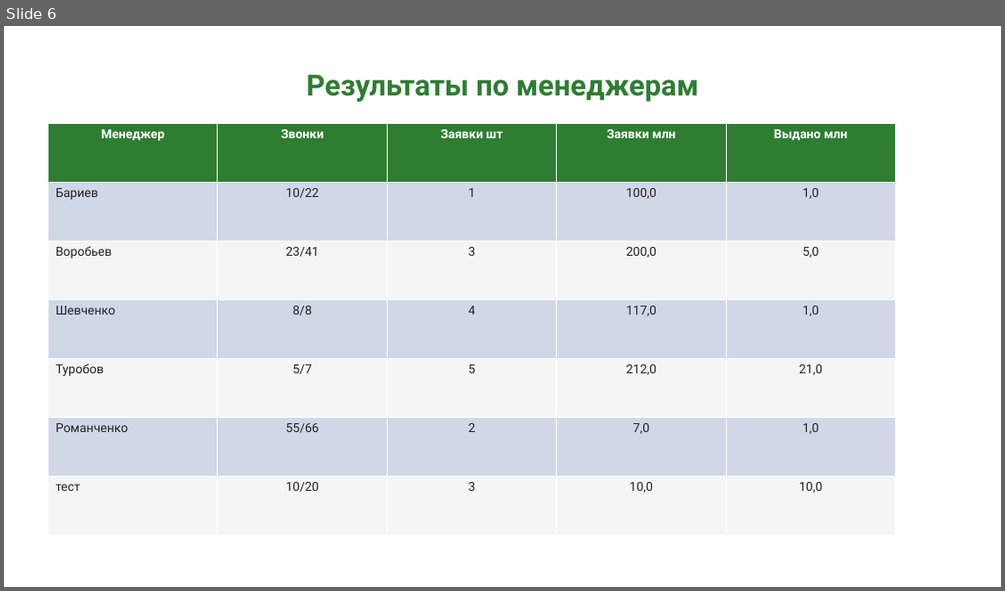
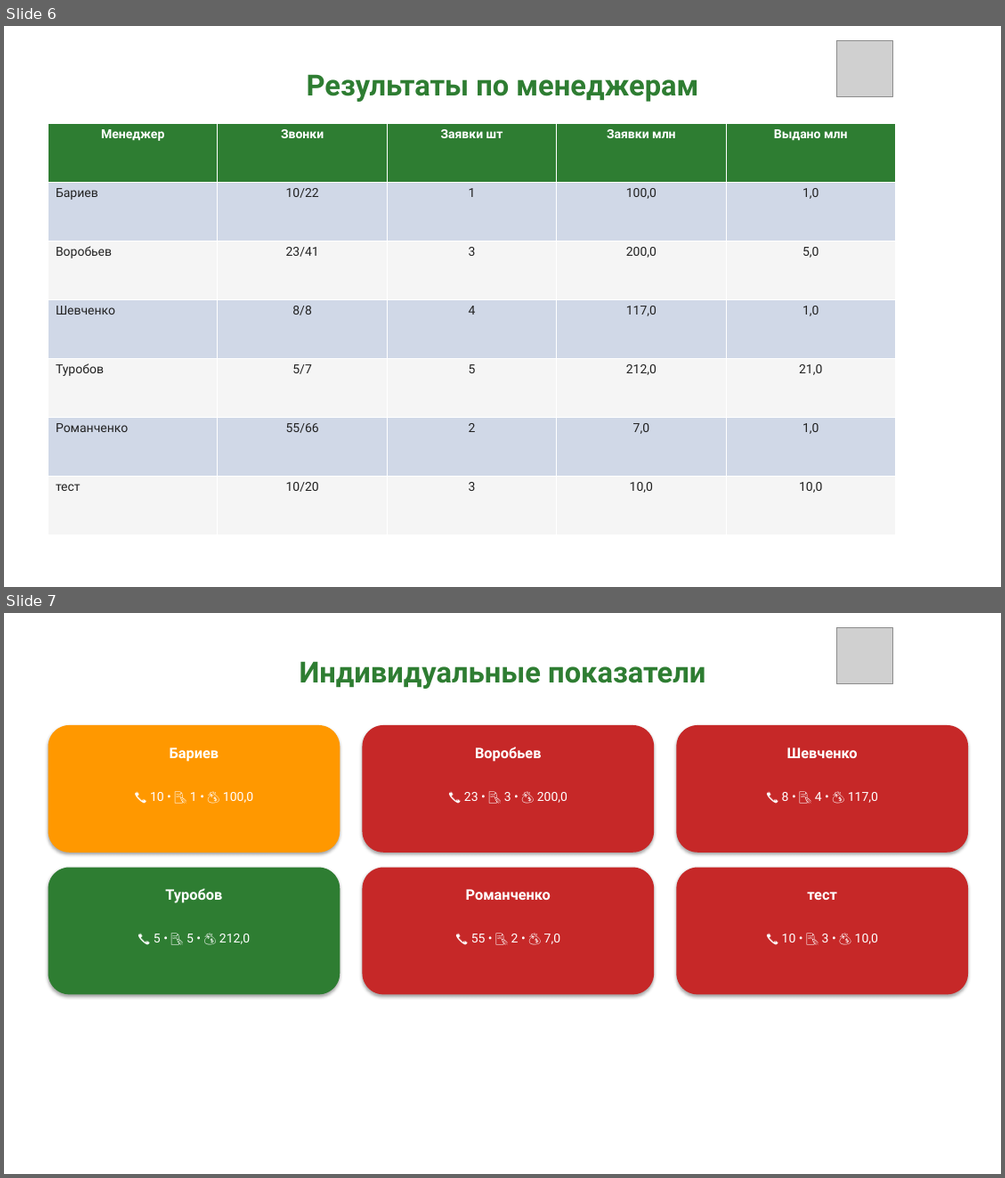
Before and after one commit to Vantorrr/otchet, a slide deck: brief_compliant_20250901_20250907.pptx. Shown one above the other, each under a label of ours: slide 6 before the commit, slides 6 and 7 after it. The pictures are 1005x591 and 1005x1178 pixels, drawn with LibreOffice and Linux fonts; fonts in the diff are those of the drawing; grey boxes stand for pictures. Boxes give left, top, right and bottom in pixels: in the first picture for what was removed or moved away, otherwise in the second. Text is boxed around its words. In the diff, an @@ line names an element or a change of style, - is before the commit and + after.

```diff
--- a/brief_compliant_20250901_20250907.pptx
+++ b/brief_compliant_20250901_20250907.pptx
@@ slide 7 added at (x1=4, y1=613, x2=1001, y2=1174), background #FFFFFF @@
@@ rectangle added at (x1=4, y1=613, x2=1001, y2=1174), fill #FFFFFF @@
@@ picture added at (x1=836, y1=628, x2=892, y2=684) @@
@@ text added at (x1=299, y1=661, x2=705, y2=689), 28 pt, text #2E7D32, bold @@
+Индивидуальные показатели
@@ rounded rectangle added at (x1=48, y1=725, x2=340, y2=852), fill #FF9800 @@
@@ rounded rectangle added at (x1=362, y1=725, x2=654, y2=852), fill #C62828 @@
@@ rounded rectangle added at (x1=676, y1=725, x2=968, y2=852), fill #C62828 @@
@@ text added at (x1=170, y1=747, x2=219, y2=762), 14 pt, text #FFFFFF, bold @@
+Бариев
@@ text added at (x1=475, y1=747, x2=542, y2=762), 14 pt, text #FFFFFF, bold @@
+Воробьев
@@ text added at (x1=787, y1=747, x2=858, y2=758), 14 pt, text #FFFFFF, bold @@
+Шевченко
@@ text added at (x1=150, y1=792, x2=253, y2=803), 12 pt, text #FFFFFF @@
+📞 10 • 📝 1 • 💰 100,0
@@ text added at (x1=464, y1=792, x2=567, y2=803), 12 pt, text #FFFFFF @@
+📞 23 • 📝 3 • 💰 200,0
@@ text added at (x1=782, y1=792, x2=878, y2=803), 12 pt, text #FFFFFF @@
+📞 8 • 📝 4 • 💰 117,0
@@ rounded rectangle added at (x1=48, y1=868, x2=340, y2=995), fill #2E7D32 @@
@@ rounded rectangle added at (x1=362, y1=868, x2=654, y2=995), fill #C62828 @@
@@ rounded rectangle added at (x1=676, y1=868, x2=968, y2=995), fill #C62828 @@
@@ text added at (x1=165, y1=888, x2=222, y2=903), 14 pt, text #FFFFFF, bold @@
+Туробов
@@ text added at (x1=466, y1=889, x2=550, y2=900), 14 pt, text #FFFFFF, bold @@
+Романченко
@@ text added at (x1=807, y1=892, x2=837, y2=900), 14 pt, text #FFFFFF, bold @@
+тест
@@ text added at (x1=154, y1=933, x2=250, y2=944), 12 pt, text #FFFFFF @@
+📞 5 • 📝 5 • 💰 212,0
@@ text added at (x1=471, y1=933, x2=560, y2=944), 12 pt, text #FFFFFF @@
+📞 55 • 📝 2 • 💰 7,0
@@ text added at (x1=782, y1=933, x2=878, y2=944), 12 pt, text #FFFFFF @@
+📞 10 • 📝 3 • 💰 10,0
@@ slide 6 changed as well @@
@@ picture added at (x1=836, y1=41, x2=892, y2=97) @@
```
Also in this commit, not shown: 7 other slides changed, 1 slide removed, 1 other file.
